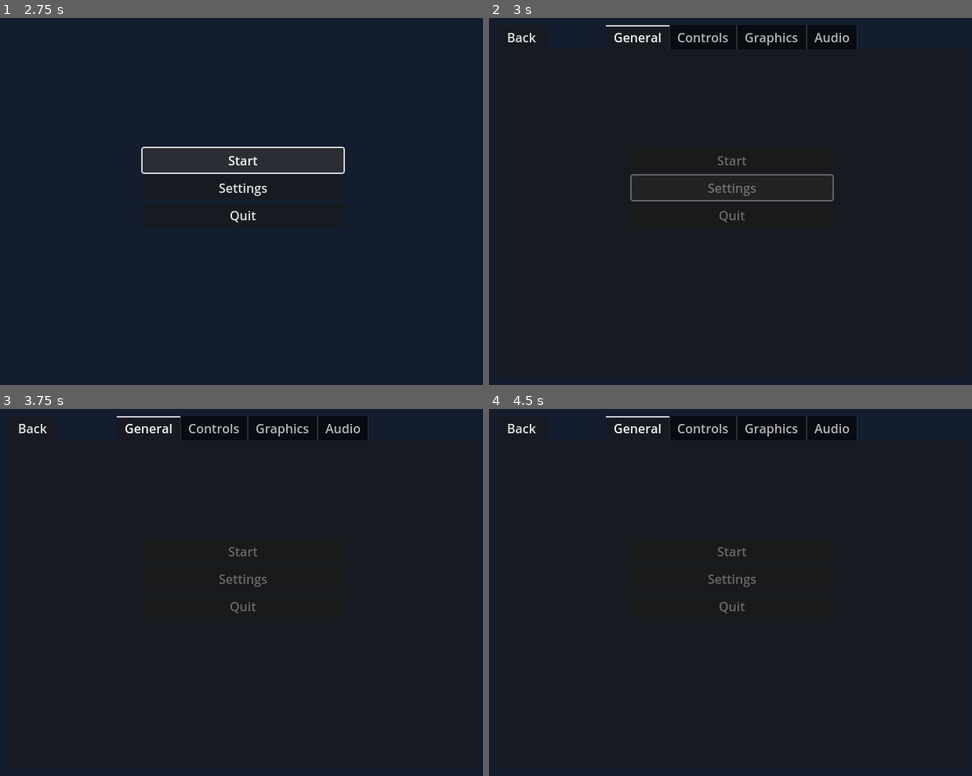
Above: before the commit, frames 1-4 (two rows, left to right).
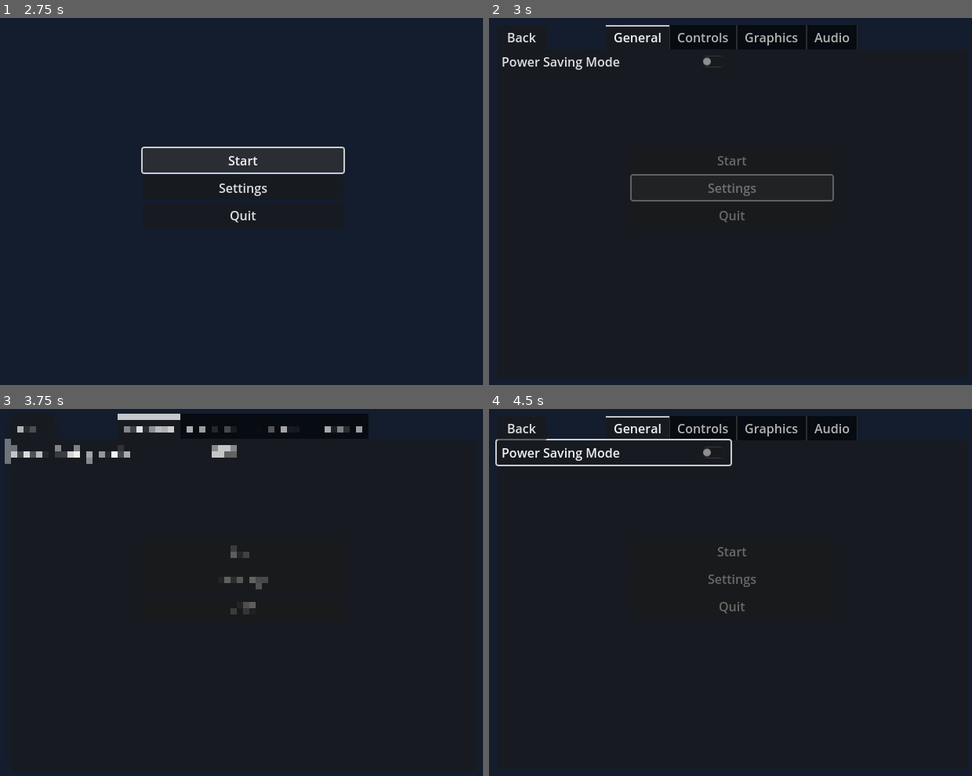
Above: after the commit, the same moments.

Repository: lilboyspirit/outlandish
Game: Godot game, scene res://scenes/menus/main_menu.tscn
Two runs of this game, one before a commit and one after it. Both use one fixed random seed, a clock stepped at 60 frames per second and the inputs below.
Inputs (mouse positions are in pixels of both pictures, inside the frame that each line leads up to):
- Up to frame 1 (2.75 s): click "Start" at 0.5 s; click "Start" at 1.25 s; click "Start" at 2 s
- Up to frame 2 (3 s): click "Settings" at 2.75 s
- Up to frame 3 (3.75 s): click (125, 453) at 3.5 s, where only the run after the commit has a clickable "Power Saving Mode"
- Up to frame 4 (4.5 s): click (614, 453) at 4.25 s, where only the run after the commit has a clickable "Power Saving Mode"

Frame 1 is identical in both runs. In frame 2, 0.3% of the frame differs, in the area x 2-48%, y 10-15%; in frame 3, 2.2%, in the area x 0-77%, y 1-56%; in frame 4, 0.8%.

Commit message:
add `power_saving` option

Diff:
--- a/autoload/Settings.gd
+++ b/autoload/Settings.gd
@@ -1 +1,22 @@
 extends Node
+
+
+signal general_settings_updated
+
+
+# General
+var power_saving: bool = false :
+	set(value):
+		power_saving = value
+		emit_signal("general_settings_updated")
+	get:
+		return power_saving
+
+
+func _ready():
+	_on_general_settings_updated()
+	connect("general_settings_updated", _on_general_settings_updated)
+
+
+func _on_general_settings_updated():
+	OS.low_processor_usage_mode = power_saving
--- a/scenes/menus/settings_menu.tscn
+++ b/scenes/menus/settings_menu.tscn
@@ -35,6 +35,11 @@
 [node name="VBoxContainer" type="VBoxContainer" parent="TabContainer/General/HBoxContainer"]
 layout_mode = 2
 size_flags_horizontal = 3
+
+[node name="power_saving" type="CheckButton" parent="TabContainer/General/HBoxContainer/VBoxContainer"]
+unique_name_in_owner = true
+layout_mode = 2
+text = "Power Saving Mode"
 
 [node name="VBoxContainer2" type="VBoxContainer" parent="TabContainer/General/HBoxContainer"]
 layout_mode = 2
@@ -115,4 +120,5 @@
 grow_vertical = 2
 text = "Back"
 
+[connection signal="toggled" from="TabContainer/General/HBoxContainer/VBoxContainer/power_saving" to="." method="_on_power_saving_toggled"]
 [connection signal="pressed" from="back" to="." method="_on_back"]
--- a/scripts/menus/settings_menu.gd
+++ b/scripts/menus/settings_menu.gd
@@ -10,8 +10,8 @@
 		# TODO: adjust game settings based on game data
 		$TabContainer.add_child(game_tab.instantiate())
 
-	# TODO: load saved settigns
-	# TODO: adjust settings based on saved settings
+	_on_settings_updated()
+	Settings.connect("settings_updated", _on_settings_updated)
 
 
 func _input(event: InputEvent):
@@ -23,3 +23,11 @@
 func _on_back():
 	# TODO: save settings
 	queue_free()
+
+
+func _on_settings_updated():
+	%power_saving.button_pressed = Settings.power_saving
+
+
+func _on_power_saving_toggled(toggled_on: bool):
+	Settings.power_saving = toggled_on
